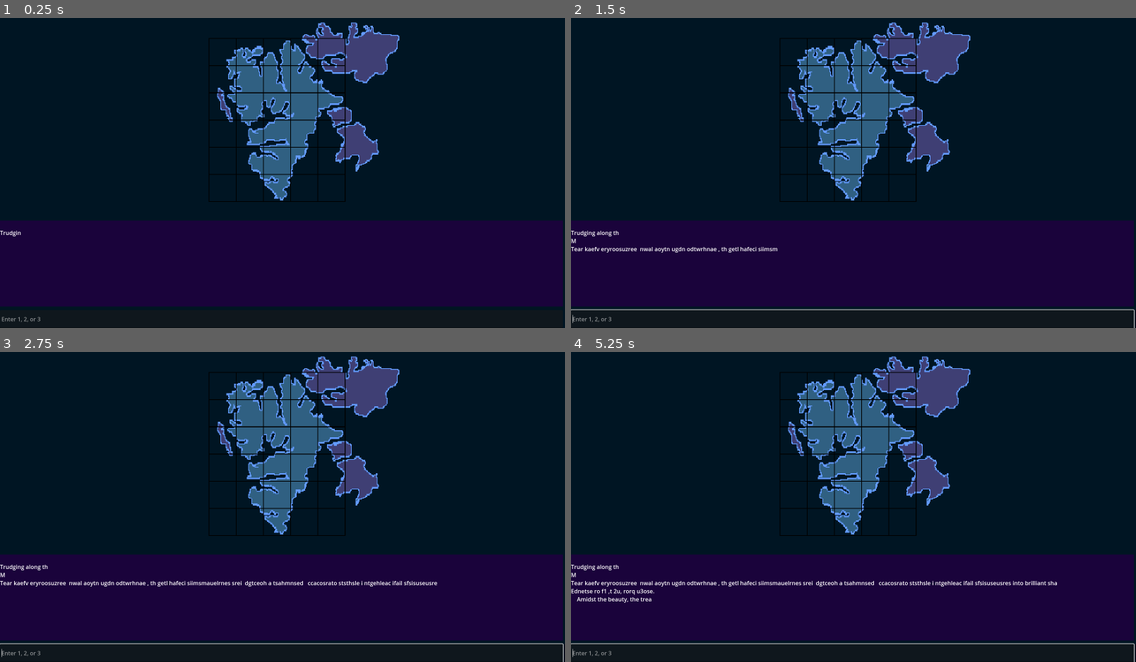
Above: before the commit, frames 1-4 (two rows, left to right).
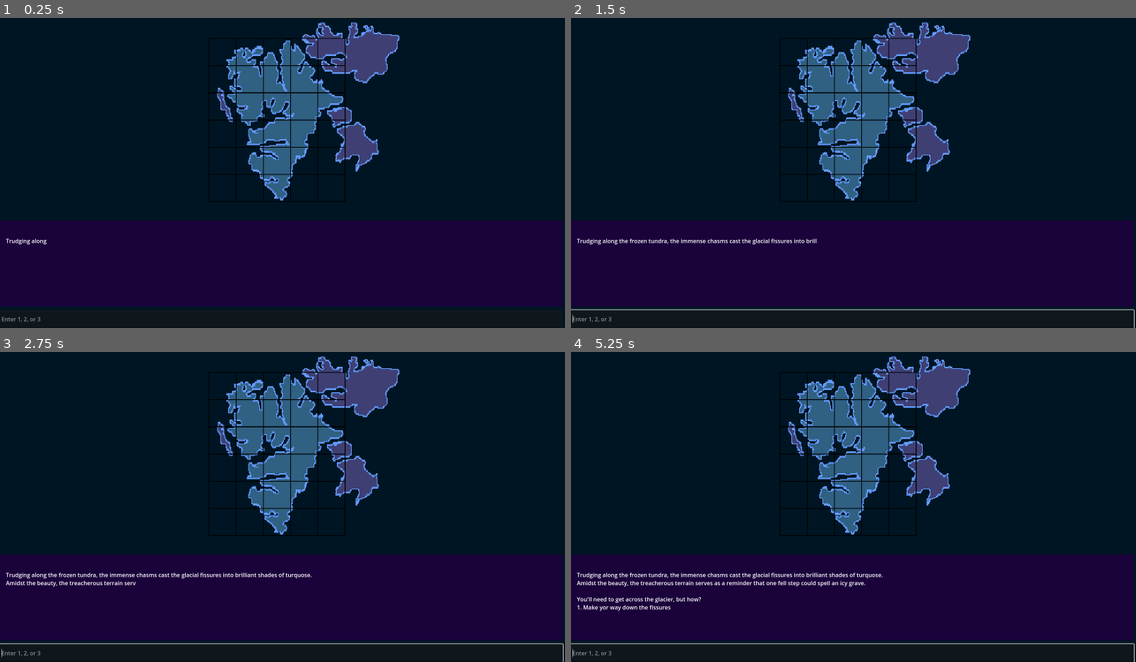
Above: after the commit, the same moments.

Repository: sshook98/SvalbardRepository
Game: Godot game, scene res://game_manager.tscn
Two runs of this game, one before a commit and one after it. Both use one fixed random seed, a clock stepped at 60 frames per second and the inputs below.
Inputs (mouse positions are in pixels of both pictures, inside the frame that each line leads up to):
- Up to frame 1 (0.25 s): no input
- Up to frame 2 (1.5 s): click (853, 318) at 0.52 s; type "12" at 0.6 s
- Up to frame 3 (2.75 s): no input
- Up to frame 4 (5.25 s): tap Enter at 2.75, 4.25 s; tap Space at 3.5 s

The runs differ from the first frame. In frame 1, 0.1% of the frame differs, in the area x 0-9%, y 68-74%; in frame 2, 0.8%; in frame 3, 1.2%; in frame 4, 1.8%, in the area x 0-86%, y 68-84%.

Commit message:
Updating the initial text_dict for a simple examle

Diff:
--- a/game_manager.gd
+++ b/game_manager.gd
@@ -1,12 +1,40 @@
 extends Node2D
 
 var rng = RandomNumberGenerator.new()
+var last_message_is_help_message = false
+var ready_for_input = true
 var text_dict = {
-	"prompt": "Trudging along the frozen tundra, the immense chasms cast the glacial fissures into brilliant shades of turquose.
-	Amidst the beauty, the treacherous terrain serves as a reminder that one fell step could spell an icy grave.  ",
-	"1": "Make your way down the fissures to the coastline",
-	"2": "Traverse along the glacial ridge and cross the fissues",
-	"3": "Head inland, colder, but hopefully the terrain will be more forgiving",
+	"prompt": """
+	Trudging along the frozen tundra, the immense chasms cast the glacial fissures into brilliant shades of turquose.
+	Amidst the beauty, the treacherous terrain serves as a reminder that one fell step could spell an icy grave.
+
+	You'll need to get across the glacier, but how?
+	1. Make yor way down the fissures to the coastline
+	2. Traverse along the glacial ridge and cross the fissues
+	3. Head inland, colder, but hopefully the terrain will be more forgiving
+
+	""",
+	"1": """
+	You make your way down the fissures to the coastline.
+
+	A polar bear is returning from an unnsuccessful hunt.
+
+	It looks pretty tired, so you toss him some of your food, just to make sure it doesn't decide to follow you.
+
+	Lose 1 food
+	""",
+	"2": """
+	You leap across the fissures, looking for sections where they narrow and hanve less sheer drops.
+
+	After awhile, your legs began to cramp and you have to rest.
+
+	Lose 1 day of time.
+	""",
+	"3": """
+	You head inland and up into the hills.
+
+	Lose 1 fuel
+	""",
 }
 
 
@@ -32,18 +60,24 @@
 func _on_line_edit_text_changed(input_text):
 	if input_text == "":
 		return # Removing this causes infinite recursion
+	elif ready_for_input == false:
+		$LineEdit.clear()
+		return
 	elif (input_text == "1" or input_text == "2" or input_text == "3"):
 		var new_text = text_dict[input_text]
 		add_text_line(new_text)
-	else:
+		last_message_is_help_message = false
+	elif last_message_is_help_message == false:
 		add_text_line("Enter 1, 2, or 3")
-		print("N/A")
+		last_message_is_help_message = true
 
 	$LineEdit.clear()
 
 func add_text_line(text_line):
+	ready_for_input = false
 	$RichTextLabel.newline()
 	for char in text_line:
 		$RichTextLabel.add_text(char)
-		var wait_time = rng.randf_range(0.01, 0.05)
+		var wait_time = rng.randf_range(0.001, 0.005)
 		await get_tree().create_timer(wait_time).timeout
+	ready_for_input = true
